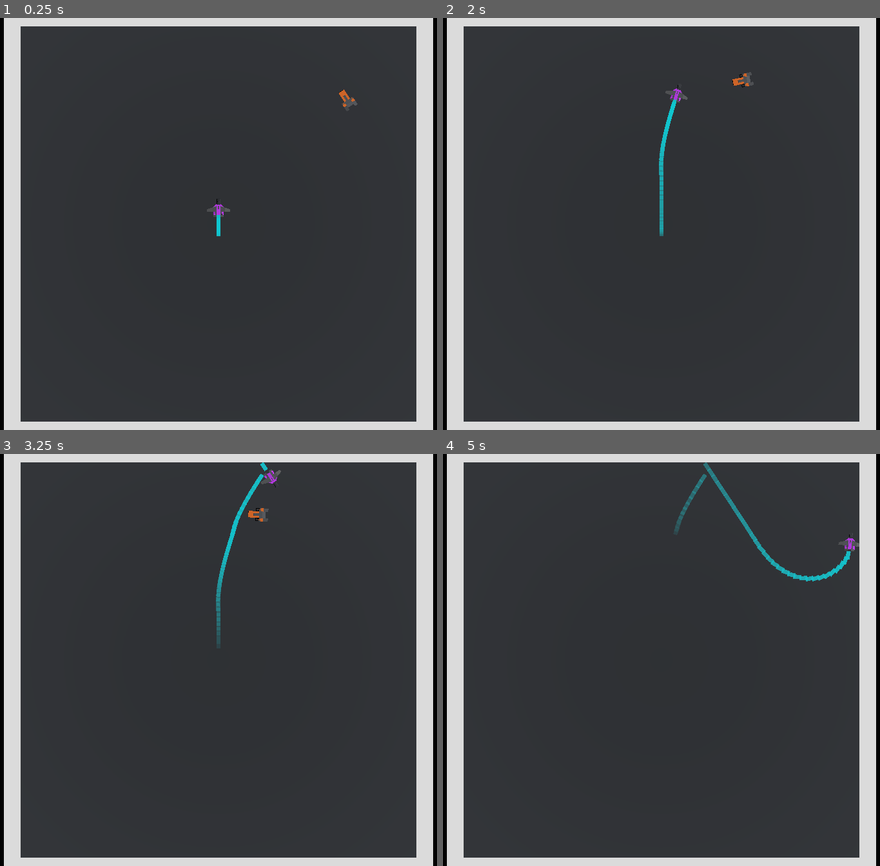
Above: before the commit, frames 1-4 (two rows, left to right).
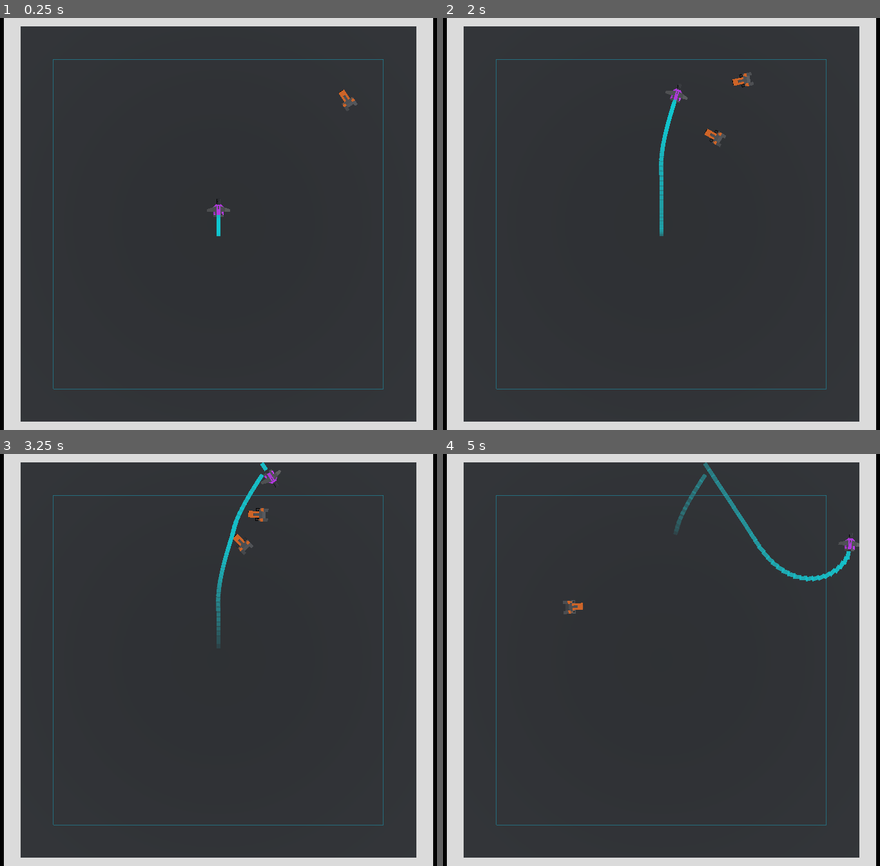
Above: after the commit, the same moments.

Repository: voithos/neoncycles
Game: Godot game, scene res://scenes/Arena.tscn
The game is run twice, just before and just after one commit, with the same random seed, the same clock (stepped at 60 frames per second) and the same inputs.
Inputs:
- Up to frame 1 (0.25 s): no input
- Up to frame 2 (2 s): tap Enter at 0.5 s; hold Right (turn_right) 0.53-1.28 s; tap P at 0.6, 1.35 s; tap Space at 1.25 s; hold Down (slow_down) from 1.28 s (still down)
- Up to frame 3 (3.25 s): release Down (slow_down) at 2.03 s; hold Right (turn_right) 2.03-2.78 s; tap P at 2.1, 2.85 s; tap Enter at 2.75 s; hold Up (speed_up) from 2.78 s (still down)
- Up to frame 4 (5 s): release Up (speed_up) at 3.53 s; hold Left (turn_left) from 3.53 s (still down); tap P at 3.6, 4.35 s; tap Space at 4.25 s

The runs differ from the first frame. In frame 1, 0.5% of the frame differs, in the area x 12-88%, y 10-91%; in frame 2, 0.6%; in frame 3, 0.6%; in frame 4, 0.6%.

Commit message:
Add enemy spawner.

Diff:
--- a/scenes/Arena.tscn
+++ b/scenes/Arena.tscn
@@ -1,14 +1,18 @@
-[gd_scene load_steps=9 format=2]
+[gd_scene load_steps=11 format=2]
 
 [ext_resource path="res://scenes/Player.tscn" type="PackedScene" id=1]
 [ext_resource path="res://assets/dark.material" type="Material" id=2]
 [ext_resource path="res://scenes/Drone.tscn" type="PackedScene" id=3]
+[ext_resource path="res://scenes/EnemySpawn.tscn" type="PackedScene" id=4]
 
 [sub_resource type="BoxShape" id=1]
 extents = Vector3( 25, 1, 25 )
 
 [sub_resource type="PlaneMesh" id=2]
 size = Vector2( 50, 50 )
+
+[sub_resource type="BoxShape" id=6]
+extents = Vector3( 20, 1, 20 )
 
 [sub_resource type="BoxShape" id=3]
 extents = Vector3( 26, 1, 1 )
@@ -37,6 +41,10 @@
 
 [node name="Drone" parent="." instance=ExtResource( 3 )]
 transform = Transform( 1, 0, 0, 0, 1, 0, 0, 0, 1, 15.6776, 1.90735e-06, -14.2136 )
+
+[node name="EnemySpawn" parent="." instance=ExtResource( 4 )]
+spawn_shape = SubResource( 6 )
+debug = true
 
 [node name="Camera" type="Camera" parent="."]
 transform = Transform( 1, 0, 0, 0, -4.37114e-08, 1, 0, -1, -4.37114e-08, 0, 30, 0 )
--- a/scenes/Drone.gd
+++ b/scenes/Drone.gd
@@ -28,6 +28,12 @@
         return players[0]
     return null
 
+func set_dir_towards_player():
+    var player = _get_player()
+    if player:
+        player_dir = (player.global_transform.origin - global_transform.origin).normalized()
+        direction.x = player_dir.x
+        direction.z = player_dir.z
 
 func _on_Hitbox_body_entered(body):
     _die()
--- /dev/null
+++ b/scenes/EnemySpawn.gd
@@ -0,0 +1,38 @@
+extends Spatial
+
+export (BoxShape) var spawn_shape: BoxShape
+export (float) var spawn_rate = 1.0 # per second
+export (float) var spawn_sigma = 0.5
+export (bool) var is_active = true
+export (PackedScene) var enemy = preload("res://scenes/Drone.tscn")
+export (bool) var debug = false
+
+var timer = 0
+var next_tick = 0
+
+var is_initialized = false
+
+func _ready():
+    if debug:
+        var mesh = MeshInstance.new()
+        mesh.mesh = spawn_shape.get_debug_mesh()
+        add_child(mesh)
+    randomize()
+    _set_next_tick()
+
+func _physics_process(delta):
+    if !is_active:
+        return
+
+    timer += delta
+    if timer > next_tick:
+        var e = enemy.instance()
+        add_child(e)
+        e.translation = Vector3(spawn_shape.extents.x * rand_range(-1, 1), 0, spawn_shape.extents.z * rand_range(-1, 1))
+        e.get_node("Body").set_dir_towards_player()
+
+        timer = 0
+        _set_next_tick()
+
+func _set_next_tick():
+    next_tick = spawn_rate + rand_range(-1, 1) * spawn_sigma
--- /dev/null
+++ b/scenes/EnemySpawn.tscn
@@ -0,0 +1,6 @@
+[gd_scene load_steps=2 format=2]
+
+[ext_resource path="res://scenes/EnemySpawn.gd" type="Script" id=1]
+
+[node name="EnemySpawn" type="Spatial"]
+script = ExtResource( 1 )
